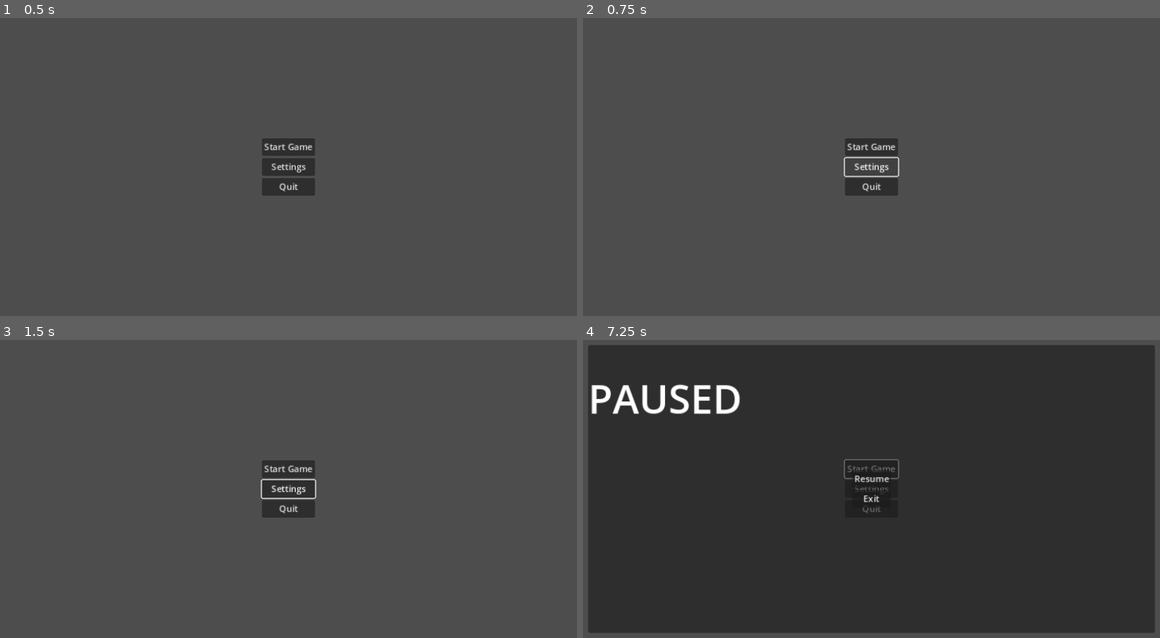
Above: before the commit, frames 1-4 (two rows, left to right).
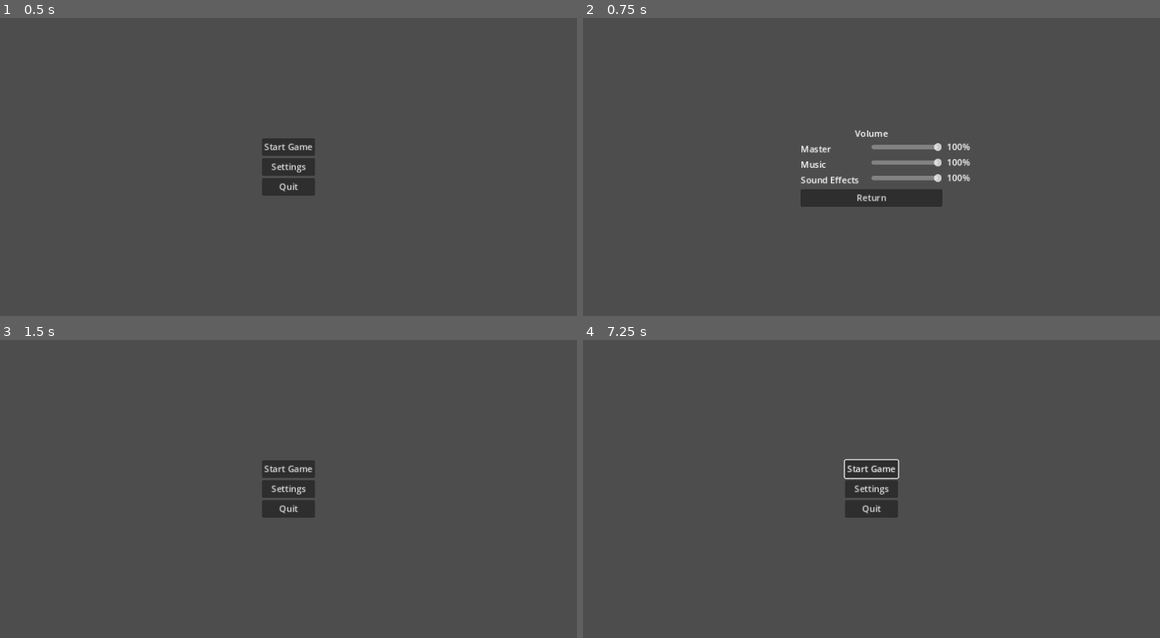
Above: after the commit, the same moments.

Repository: Haydoggo/GW61
Game: Godot game, scene res://scenes/menus/main_menu.tscn
The game is run twice, just before and just after one commit, with the same random seed, the same clock (stepped at 60 frames per second) and the same inputs. This scene is started directly instead of the project's main scene.
Inputs (mouse positions are in pixels of both pictures, inside the frame that each line leads up to):
- Up to frame 1 (0.5 s): no input
- Up to frame 2 (0.75 s): click "Settings" at 0.5 s
- Up to frame 3 (1.5 s): click (288, 518) at 1.25 s, where only the run after the commit has a clickable "Return"
- Up to frame 4 (7.25 s): click "Start Game" at 2 s; click "Start Game" at 2.75 s; tap Enter at 3.5, 5, 6.5 s; move the mouse to (1009, 471) at 3.52 s; hold D (move_right) 3.53-4.28 s; hold S (slide) 3.53-4.28 s; tap Space (jump) at 3.77, 4.25, 4.52, 5.75, 6.02, 6.77 s; move the mouse to (744, 506) at 4.27 s; hold A (move_left) 4.28-5.03 s; click (744, 506) at 4.35 s; tap S (slide) at 4.55, 5.3, 5.85 s; move the mouse to (934, 411) at 5.02 s; hold Right mouse button (retract) 5.03-5.78 s; hold D (move_right) 5.03-6.53 s; move the mouse to (836, 560) at 5.77 s; move the mouse to (1061, 542) at 6.52 s; hold A (move_left) from 6.53 s (still down); hold S (slide) from 6.53 s (still down); tap Escape (ui_cancel) at 7.15 s

Frame 1 is identical in both runs. In frame 2, 3.2% of the frame differs, in the area x 37-68%, y 37-64%; in frame 3, 0.1%; in frame 4, 93%, in the area x 0-100%, y 1-99%.

Commit message:
Improve menu navigation, add pause menu and settings

Diff:
--- /dev/null
+++ b/default_bus_layout.tres
@@ -0,0 +1,15 @@
+[gd_resource type="AudioBusLayout" format=3 uid="uid://bo8168vya246u"]
+
+[resource]
+bus/1/name = &"Music"
+bus/1/solo = false
+bus/1/mute = false
+bus/1/bypass_fx = false
+bus/1/volume_db = 0.0
+bus/1/send = &"Master"
+bus/2/name = &"SFX"
+bus/2/solo = false
+bus/2/mute = false
+bus/2/bypass_fx = false
+bus/2/volume_db = 0.0
+bus/2/send = &"Master"
--- /dev/null
+++ b/scenes/menus/main_menu.gd
@@ -0,0 +1,18 @@
+extends Control
+
+@onready var menu_content: CenterContainer = $MenuContent
+@onready var settings: Control = $Settings
+
+
+func _on_settings_pressed() -> void:
+	settings.show()
+	menu_content.hide()
+
+
+func _on_settings_return_to_previous() -> void:
+	menu_content.show()
+	settings.hide()
+
+
+func _on_quit_pressed() -> void:
+	get_tree().quit()
--- a/scenes/menus/main_menu.tscn
+++ b/scenes/menus/main_menu.tscn
@@ -1,4 +1,7 @@
-[gd_scene format=3 uid="uid://2gpflxxxa3se"]
+[gd_scene load_steps=3 format=3 uid="uid://2gpflxxxa3se"]
+
+[ext_resource type="Script" path="res://scenes/menus/main_menu.gd" id="1_le20a"]
+[ext_resource type="PackedScene" uid="uid://cw8og54hjiism" path="res://scenes/menus/settings_menu.tscn" id="2_wkgwa"]
 
 [node name="MainMenu" type="Control"]
 layout_mode = 3
@@ -7,8 +10,9 @@
 anchor_bottom = 1.0
 grow_horizontal = 2
 grow_vertical = 2
+script = ExtResource("1_le20a")
 
-[node name="CenterContainer" type="CenterContainer" parent="."]
+[node name="MenuContent" type="CenterContainer" parent="."]
 layout_mode = 1
 anchors_preset = 15
 anchor_right = 1.0
@@ -16,17 +20,25 @@
 grow_horizontal = 2
 grow_vertical = 2
 
-[node name="VBoxContainer" type="VBoxContainer" parent="CenterContainer"]
+[node name="VBoxContainer" type="VBoxContainer" parent="MenuContent"]
 layout_mode = 2
 
-[node name="Button" type="Button" parent="CenterContainer/VBoxContainer"]
+[node name="Play" type="Button" parent="MenuContent/VBoxContainer"]
 layout_mode = 2
 text = "Start Game"
 
-[node name="Button2" type="Button" parent="CenterContainer/VBoxContainer"]
+[node name="Settings" type="Button" parent="MenuContent/VBoxContainer"]
 layout_mode = 2
 text = "Settings"
 
-[node name="Button3" type="Button" parent="CenterContainer/VBoxContainer"]
+[node name="Quit" type="Button" parent="MenuContent/VBoxContainer"]
 layout_mode = 2
 text = "Quit"
+
+[node name="Settings" parent="." instance=ExtResource("2_wkgwa")]
+visible = false
+layout_mode = 1
+
+[connection signal="pressed" from="MenuContent/VBoxContainer/Settings" to="." method="_on_settings_pressed"]
+[connection signal="pressed" from="MenuContent/VBoxContainer/Quit" to="." method="_on_quit_pressed"]
+[connection signal="return_to_previous" from="Settings" to="." method="_on_settings_return_to_previous"]
--- a/scenes/menus/pause_menu.gd
+++ b/scenes/menus/pause_menu.gd
@@ -1,8 +1,16 @@
 extends CanvasLayer
+@onready var pause_menu_content: CenterContainer = $MarginContainer/PauseMenuContent
+@onready var settings_menu_content: Control = $MarginContainer/SettingsMenuContent
+
+func _ready() -> void:
+	hide()
 
 func _input(event: InputEvent) -> void:
-	if event.is_action_pressed("ui_cancel"):
-		unpause() if get_tree().paused else pause()
+	if event.is_action_pressed("ui_cancel") \
+			and get_tree().current_scene.name != "MainMenu" \
+			and not get_tree().paused:
+		pause()
+		get_viewport().set_input_as_handled()
 
 func pause():
 	show()
@@ -11,3 +19,19 @@
 func unpause():
 	hide()
 	get_tree().paused = false
+	pause_menu_content.show()
+	settings_menu_content.hide()
+
+func _on_settings_pressed() -> void:
+	pause_menu_content.hide()
+	settings_menu_content.show()
+
+
+func _on_settings_menu_return_to_previous() -> void:
+	pause_menu_content.show()
+	settings_menu_content.hide()
+
+
+func _on_menu_pressed() -> void:
+	get_tree().change_scene_to_file("res://scenes/menus/main_menu.tscn")
+	unpause()
--- a/scenes/menus/pause_menu.tscn
+++ b/scenes/menus/pause_menu.tscn
@@ -1,11 +1,18 @@
-[gd_scene load_steps=2 format=3 uid="uid://dxb4r5t7dk0lr"]
+[gd_scene load_steps=5 format=3 uid="uid://dxb4r5t7dk0lr"]
 
 [ext_resource type="Script" path="res://scenes/menus/pause_menu.gd" id="1_n08hk"]
+[ext_resource type="PackedScene" uid="uid://cw8og54hjiism" path="res://scenes/menus/settings_menu.tscn" id="2_ka3vd"]
+
+[sub_resource type="InputEventAction" id="InputEventAction_scuaq"]
+action = &"ui_cancel"
+pressed = true
+
+[sub_resource type="Shortcut" id="Shortcut_18k4o"]
+events = [SubResource("InputEventAction_scuaq")]
 
 [node name="PauseMenu" type="CanvasLayer"]
 process_mode = 3
 layer = 100
-visible = false
 script = ExtResource("1_n08hk")
 
 [node name="MarginContainer" type="MarginContainer" parent="."]
@@ -32,18 +39,31 @@
 text = "PAUSED"
 horizontal_alignment = 1
 
-[node name="CenterContainer" type="CenterContainer" parent="MarginContainer"]
+[node name="PauseMenuContent" type="CenterContainer" parent="MarginContainer"]
 layout_mode = 2
 
-[node name="VBoxContainer" type="VBoxContainer" parent="MarginContainer/CenterContainer"]
+[node name="VBoxContainer" type="VBoxContainer" parent="MarginContainer/PauseMenuContent"]
 layout_mode = 2
 
-[node name="Resume" type="Button" parent="MarginContainer/CenterContainer/VBoxContainer"]
+[node name="Resume" type="Button" parent="MarginContainer/PauseMenuContent/VBoxContainer"]
 layout_mode = 2
+shortcut = SubResource("Shortcut_18k4o")
 text = "Resume"
 
-[node name="Menu" type="Button" parent="MarginContainer/CenterContainer/VBoxContainer"]
+[node name="Settings" type="Button" parent="MarginContainer/PauseMenuContent/VBoxContainer"]
+layout_mode = 2
+text = "Settings
+"
+
+[node name="Menu" type="Button" parent="MarginContainer/PauseMenuContent/VBoxContainer"]
 layout_mode = 2
 text = "Exit"
 
-[connection signal="pressed" from="MarginContainer/CenterContainer/VBoxContainer/Resume" to="." method="unpause"]
+[node name="SettingsMenuContent" parent="MarginContainer" instance=ExtResource("2_ka3vd")]
+visible = false
+layout_mode = 2
+
+[connection signal="pressed" from="MarginContainer/PauseMenuContent/VBoxContainer/Resume" to="." method="unpause"]
+[connection signal="pressed" from="MarginContainer/PauseMenuContent/VBoxContainer/Settings" to="." method="_on_settings_pressed"]
+[connection signal="pressed" from="MarginContainer/PauseMenuContent/VBoxContainer/Menu" to="." method="_on_menu_pressed"]
+[connection signal="return_to_previous" from="MarginContainer/SettingsMenuContent" to="." method="_on_settings_menu_return_to_previous"]
--- /dev/null
+++ b/scenes/menus/settings_menu.gd
@@ -0,0 +1,19 @@
+extends Control
+
+signal return_to_previous()
+
+@export var sliders : Array[HSlider]
+
+func _ready() -> void:
+	var i = 0
+	for slider in sliders:
+		var label = slider.get_child(0) as Label
+		slider.value_changed.connect(func(val:float):
+			label.text = "%d%%"%val
+			AudioServer.set_bus_volume_db(i, linear_to_db(val/100.0))
+		)
+		i+=1
+
+
+func _on_return_pressed() -> void:
+	return_to_previous.emit()
--- /dev/null
+++ b/scenes/menus/settings_menu.tscn
@@ -0,0 +1,114 @@
+[gd_scene load_steps=2 format=3 uid="uid://cw8og54hjiism"]
+
+[ext_resource type="Script" path="res://scenes/menus/settings_menu.gd" id="1_yaq2d"]
+
+[node name="Settings" type="Control" node_paths=PackedStringArray("sliders")]
+layout_mode = 3
+anchors_preset = 15
+anchor_right = 1.0
+anchor_bottom = 1.0
+grow_horizontal = 2
+grow_vertical = 2
+script = ExtResource("1_yaq2d")
+sliders = [NodePath("CenterContainer/VBoxContainer/HBoxContainer/HSlider"), NodePath("CenterContainer/VBoxContainer/HBoxContainer2/HSlider"), NodePath("CenterContainer/VBoxContainer/HBoxContainer3/HSlider")]
+
+[node name="CenterContainer" type="CenterContainer" parent="."]
+layout_mode = 1
+anchors_preset = 15
+anchor_right = 1.0
+anchor_bottom = 1.0
+grow_horizontal = 2
+grow_vertical = 2
+
+[node name="VBoxContainer" type="VBoxContainer" parent="CenterContainer"]
+custom_minimum_size = Vector2(256, 0)
+layout_mode = 2
+
+[node name="Label" type="Label" parent="CenterContainer/VBoxContainer"]
+layout_mode = 2
+text = "Volume"
+horizontal_alignment = 1
+
+[node name="HBoxContainer" type="HBoxContainer" parent="CenterContainer/VBoxContainer"]
+layout_mode = 2
+
+[node name="Label" type="Label" parent="CenterContainer/VBoxContainer/HBoxContainer"]
+layout_mode = 2
+text = "Master"
+
+[node name="HSlider" type="HSlider" parent="CenterContainer/VBoxContainer/HBoxContainer"]
+custom_minimum_size = Vector2(128, 0)
+layout_mode = 2
+size_flags_horizontal = 10
+value = 100.0
+
+[node name="Label2" type="Label" parent="CenterContainer/VBoxContainer/HBoxContainer/HSlider"]
+custom_minimum_size = Vector2(64, 0)
+layout_mode = 1
+anchors_preset = -1
+anchor_left = 1.0
+anchor_right = 1.0
+anchor_bottom = 1.0
+offset_left = 8.0
+offset_right = 72.0
+grow_horizontal = 0
+grow_vertical = 2
+text = "100%"
+
+[node name="HBoxContainer2" type="HBoxContainer" parent="CenterContainer/VBoxContainer"]
+layout_mode = 2
+
+[node name="Label" type="Label" parent="CenterContainer/VBoxContainer/HBoxContainer2"]
+layout_mode = 2
+text = "Music"
+
+[node name="HSlider" type="HSlider" parent="CenterContainer/VBoxContainer/HBoxContainer2"]
+custom_minimum_size = Vector2(128, 0)
+layout_mode = 2
+size_flags_horizontal = 10
+value = 100.0
+
+[node name="Label2" type="Label" parent="CenterContainer/VBoxContainer/HBoxContainer2/HSlider"]
+custom_minimum_size = Vector2(64, 0)
+layout_mode = 1
+anchors_preset = -1
+anchor_left = 1.0
+anchor_right = 1.0
+anchor_bottom = 1.0
+offset_left = 8.0
+offset_right = 72.0
+grow_horizontal = 0
+grow_vertical = 2
+text = "100%"
+
+[node name="HBoxContainer3" type="HBoxContainer" parent="CenterContainer/VBoxContainer"]
+layout_mode = 2
+
+[node name="Label" type="Label" parent="CenterContainer/VBoxContainer/HBoxContainer3"]
+layout_mode = 2
+text = "Sound Effects"
+
+[node name="HSlider" type="HSlider" parent="CenterContainer/VBoxContainer/HBoxContainer3"]
+custom_minimum_size = Vector2(128, 0)
+layout_mode = 2
+size_flags_horizontal = 10
+value = 100.0
+
+[node name="Label2" type="Label" parent="CenterContainer/VBoxContainer/HBoxContainer3/HSlider"]
+custom_minimum_size = Vector2(64, 0)
+layout_mode = 1
+anchors_preset = -1
+anchor_left = 1.0
+anchor_right = 1.0
+anchor_bottom = 1.0
+offset_left = 8.0
+offset_right = 72.0
+grow_horizontal = 0
+grow_vertical = 2
+text = "100%"
+
+[node name="Return" type="Button" parent="CenterContainer/VBoxContainer"]
+layout_mode = 2
+text = "Return"
+
+[connection signal="pressed" from="CenterContainer/VBoxContainer/Return" to="." method="_on_return_pressed"]
